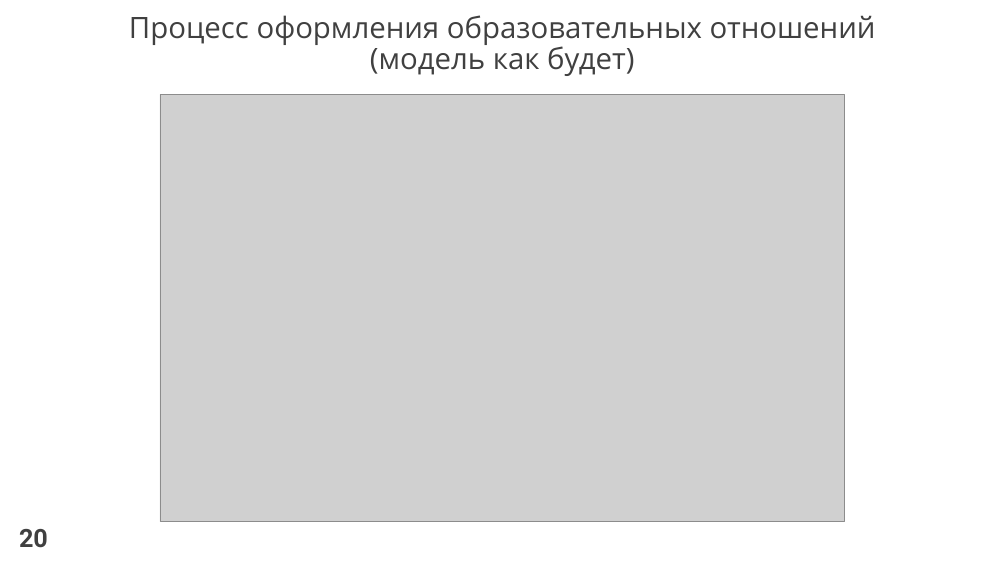
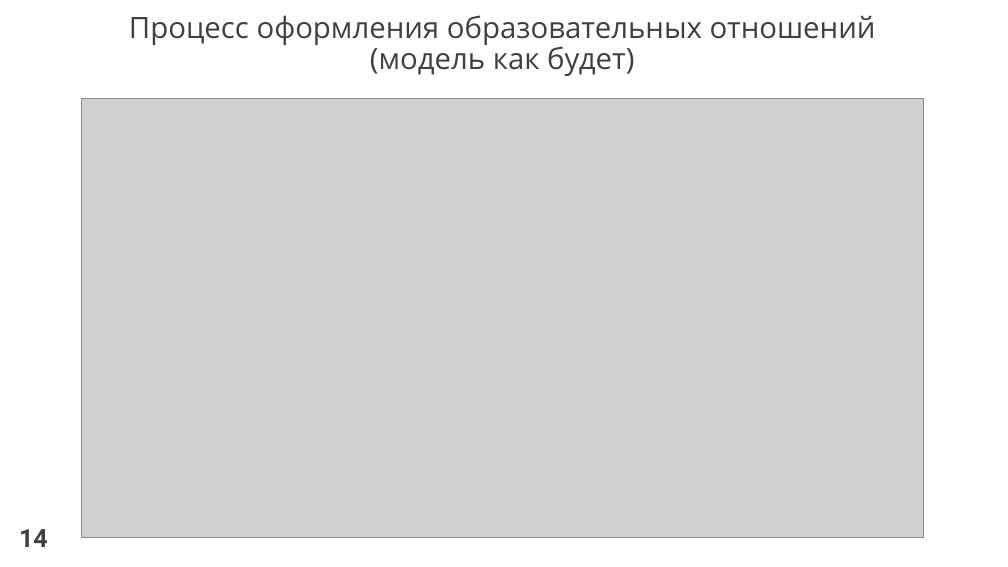
Before and after one commit to venera13/diploma, a slide deck: slide 14 of защита/защита, выступление/ЛобановаВА.pptx (slide 20 before the commit). Drawn at 1008x567 pixels with LibreOffice and Linux fonts; fonts in the diff are those of the drawing; grey boxes stand for pictures. Boxes give left, top, right and bottom in pixels: in the first picture for what was removed or moved away, otherwise in the second. Text is boxed around its words. In the diff, an @@ line names an element or a change of style, - is before the commit and + after.

```diff
--- a/защита/защита, выступление/ЛобановаВА.pptx
+++ b/защита/защита, выступление/ЛобановаВА.pptx
@@ picture: place and size @@
-picture at [160,95,845,522]
+picture at [81,98,923,538]
@@ text at [19,529,48,547]: text changed @@
-20
+14
```
Also in this commit, not shown: 21 other slides changed, 2 slides removed, 1 other file.
